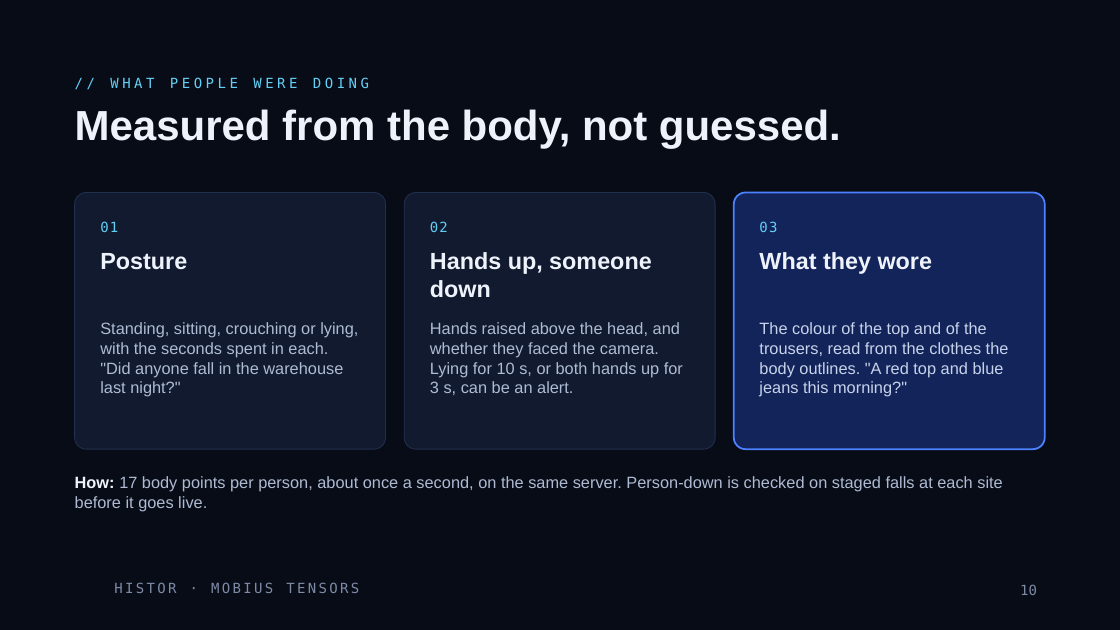
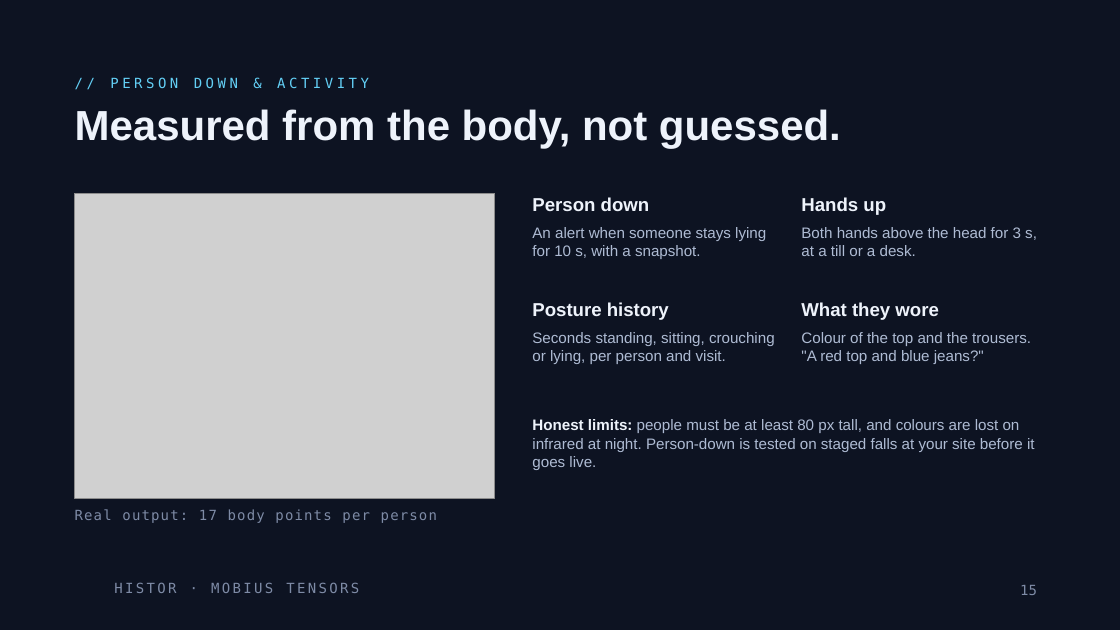
Before and after one commit to rachadlakis/mobius-tensors, a slide deck: slide 15 of projects/histor/docs/Histor.pptx (slide 10 before the commit). Drawn at 1120x630 pixels with LibreOffice and Linux fonts; fonts in the diff are those of the drawing; grey boxes stand for pictures; background and template pictures are left out. Boxes give left, top, right and bottom in pixels: in the first picture for what was removed or moved away, otherwise in the second. Text is boxed around its words. In the diff, an @@ line names an element or a change of style, - is before the commit and + after.

```diff
--- a/projects/histor/docs/Histor.pptx
+++ b/projects/histor/docs/Histor.pptx
@@ background #080C17 to #0D1322 @@
@@ text at [110,77,369,88]: text changed @@
-// WHAT PEOPLE WERE DOING
+// PERSON DOWN & ACTIVITY
@@ rounded rectangle removed at [75,192,386,450] @@
@@ picture added at [75,193,495,498] @@
@@ rounded rectangle removed at [404,192,715,450] @@
@@ text added at [532,197,650,211], 16 pt, text #EEF3FB, bold @@
+Person down
@@ rounded rectangle removed at [734,192,1045,450] @@
@@ text at [801,197,886,215]: text changed; size 20 to 16 pt @@
-Hands up, someone down
+Hands up
@@ text removed at [100,221,118,232] @@
-01
@@ text removed at [430,221,448,232] @@
-02
@@ text at [532,227,766,259]: text changed; size 14 to 13 pt @@
-Standing, sitting, crouching or lying, with the seconds spent in each. "Did anyone fall in the warehouse last night?"
+An alert when someone stays lying for 10 s, with a snapshot.
@@ text removed at [759,221,777,232] @@
-03
@@ text added at [801,227,1037,256], 13 pt, text #AEBBD3 @@
+Both hands above the head for 3 s, at a till or a desk.
@@ text "What they wore": place and size @@
-text "What they wore" at [759,252,933,274]
+text "What they wore" at [801,302,938,320]
@@ text "What they wore" at [801,302,938,320]: size 20 to 16 pt @@
@@ text at [532,302,669,320]: text changed; size 20 to 16 pt @@
-Posture
+Posture history
@@ text at [532,332,775,364]: text changed; size 14 to 13 pt @@
-Hands raised above the head, and whether they faced the camera. Lying for 10 s, or both hands up for 3 s, can be an alert.
+Seconds standing, sitting, crouching or lying, per person and visit.
@@ text at [801,332,1031,364]: text changed; size 14 to 13 pt; text colour #C7D3EA to #AEBBD3 @@
-The colour of the top and of the trousers, read from the clothes the body outlines. "A red top and blue jeans this morning?"
+Colour of the top and the trousers. "A red top and blue jeans?"
@@ text added at [532,419,1035,470], 13 pt, text #AEBBD3 @@
+Honest limits: people must be at least 80 px tall, and colours are lost on infrared at night. Person-down is tested on staged falls at your site before it goes live.
@@ text removed at [75,476,1002,512] @@
-How: 17 body points per person, about once a second, on the same server. Person-down is checked on staged falls at each site before it goes live.
@@ text added at [75,509,437,523], 12 pt, text #7E8BA6 @@
+Real output: 17 body points per person
@@ page number at [1020,585,1037,595]: text changed @@
-10
+15
```
Also in this commit, not shown: 4 other slides changed, 9 slides added, 46 other files.
